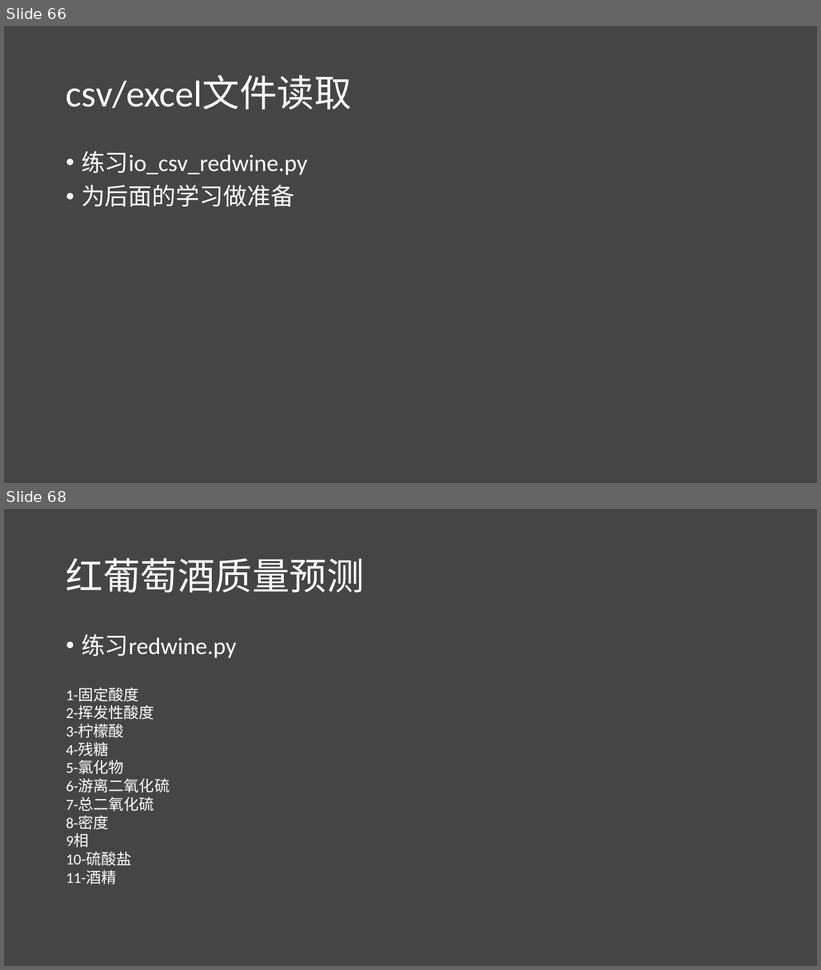
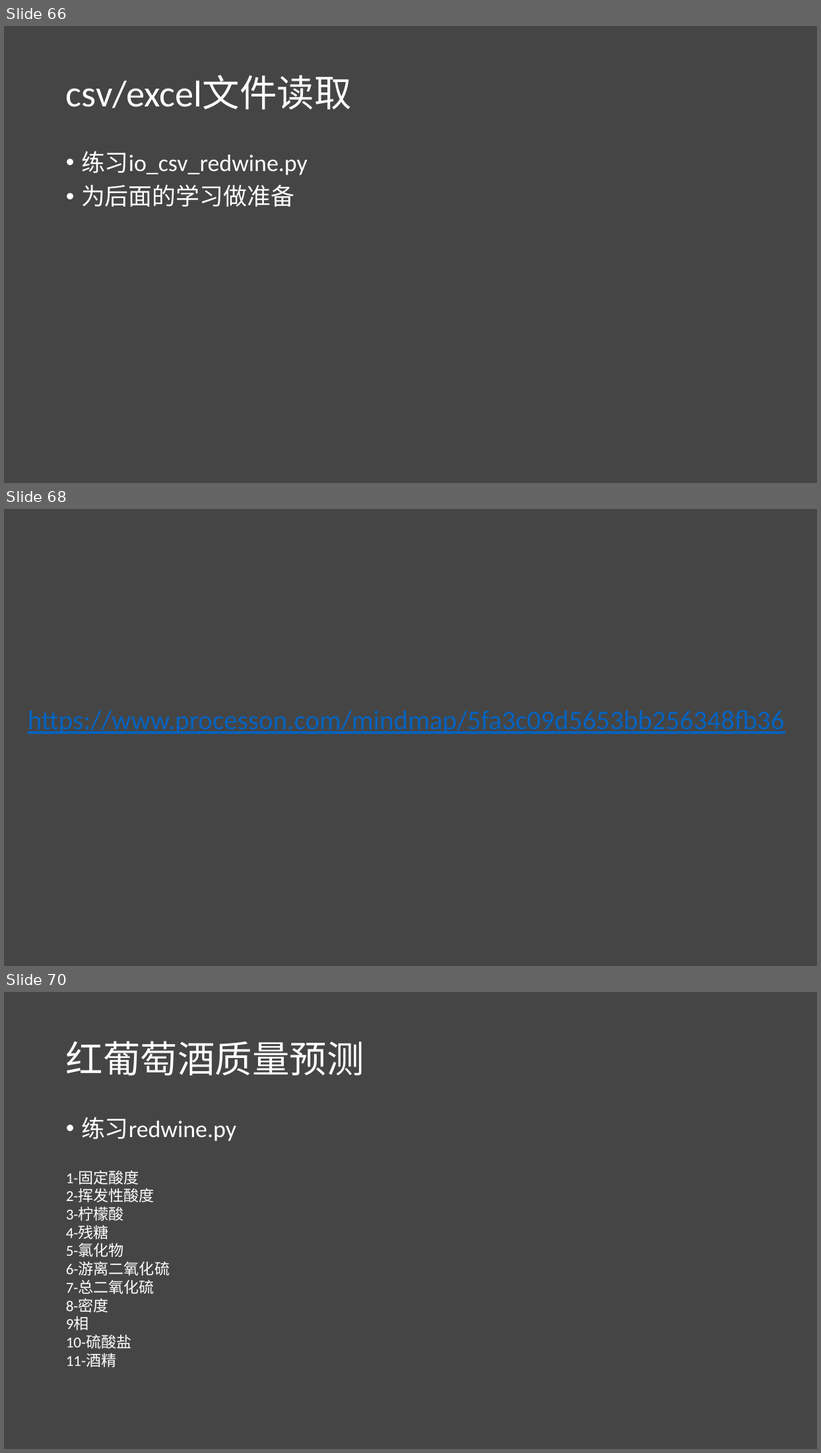
Before and after one commit to lichao312214129/lc_rsfmri_tools_python, a slide deck: The_first_ml_training/第一届机器学习实战班.pptx. Shown one above the other, each under a label of ours: slides 66 and 68 before the commit, slides 66, 68 and 70 after it; the slides between them are not shown. The pictures are 821x970 and 821x1453 pixels, drawn with LibreOffice and Linux fonts; fonts in the diff are those of the drawing. Boxes give left, top, right and bottom in pixels: in the first picture for what was removed or moved away, otherwise in the second. Text is boxed around its words. In the diff, an @@ line names an element or a change of style, - is before the commit and + after.

```diff
--- a/The_first_ml_training/第一届机器学习实战班.pptx
+++ b/The_first_ml_training/第一届机器学习实战班.pptx
@@ slide 68 added at [4,509,817,966], background #454545 @@
@@ text added at [28,710,785,734], 32 pt, text #0563C1, underline @@
+https://www.processon.com/mindmap/5fa3c09d5653bb256348fb36
@@ what was slide 68 is now slide 70 @@
```
Also in this commit, not shown: 1 slide changed, 23 other slides added, 1 slide removed, 4 other files.
